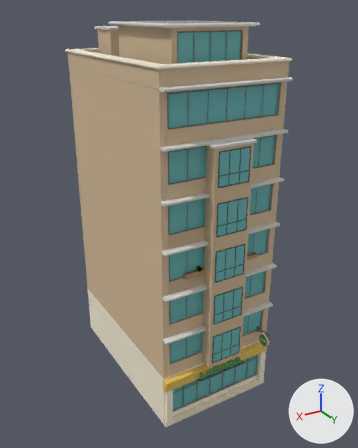
A saved change to the glTF model Assets/TumbangPreso/Art/Kanto/Models/stucco_tan_6.glb.
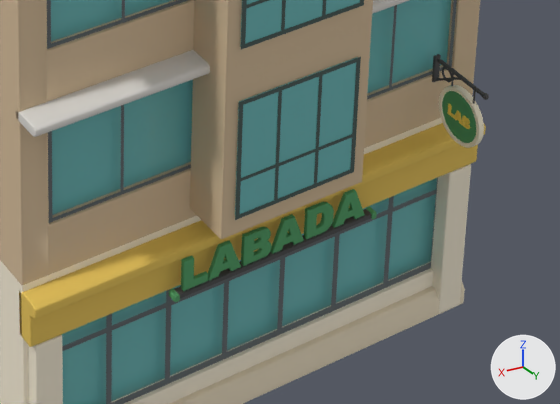
Each version appears first whole from a 50 mm lens placed at (21.94, 23.61, 27.17), pointed at (4.26, -5.86, 12.44), and next in a close-up on the part from 44% to 80% of the width and 70% to 91% of the height. The axes (+X, +Y, +Z) are drawn at lower right. The lights are the same throughout. The first two pictures are the older version. Vertices at exactly the same position are counted once.

In view in the first close-up: 'blade_labada', 'frames', 'props', 'shell', 'sign_labada', 'sign_labada_text', 'trim' and 1 more.
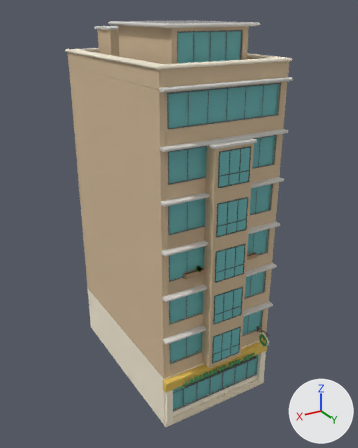
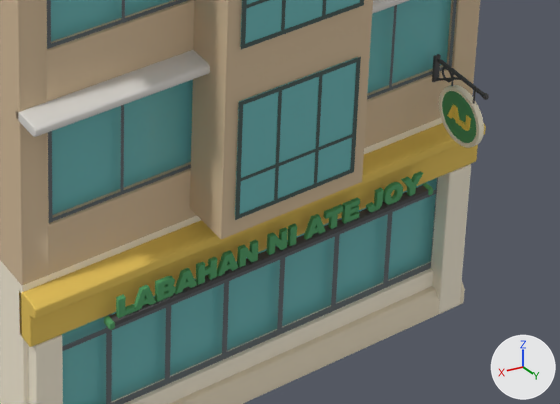
What differs and where, as boxes [x1, y1, x2, y2] in the close-ups (560 x 404 px; the box of a moved part takes in the faces that stretch with it):
'sign_labahan_ni_ate_joy_text', added
    after: [116, 171, 423, 318]
'sign_labada_text', deleted (green)
    before: [181, 189, 365, 291]
'sign_labada', reshaped (58% wider, 54% taller)
    before: [169, 207, 377, 302]
    after: [104, 183, 433, 330]
part 1 of me_sign_labada, moved or reshaped
    before: [174, 209, 372, 298]
    after: [109, 185, 428, 326]
part 2 of me_sign_labada, moved or reshaped
    before: [169, 289, 180, 302]
    after: [104, 316, 115, 330]
part 3 of me_sign_labada, moved or reshaped
    before: [366, 207, 377, 219]
    after: [423, 183, 433, 195]

The change, as a list of edits to the scene's bpy script:
```text
Change me_sign_labada:
    used by ob_sign_labada; location = (0.0, 0.0, 0.0)
    remove me_sign_labada.from_pydata(...)  # 432 vertices, 852 faces; spans x 2.47..6.53, y 0.38..0.57, z 3.18..3.31
    add me_sign_labada.from_pydata(...)  # 432 vertices, 852 faces; spans x 1.25..7.75, y 0.38..0.57, z 3.18..3.31
    me_sign_labada part 1: the loose piece of 144 vertices spanning x 2.52..6.48, y 0.38..0.55, z 3.2..3.29 is multiplied about its middle by the matrix ((1.622, 0.0, 0.0), (0.0, 1.0, 0.0), (0.0, 0.0, 1.0))
    me_sign_labada part 2: the loose piece of 144 vertices spanning x 6.43..6.53, y 0.38..0.57, z 3.18..3.31 is moved by (1.22, 0.0, 0.0)
    me_sign_labada part 3: the loose piece of 144 vertices spanning x 2.47..2.57, y 0.38..0.57, z 3.18..3.31 is moved by (-1.22, 0.0, 0.0)
Add me_sign_labahan_ni_ate_joy_text:
    me_sign_labahan_ni_ate_joy_text.from_pydata(...)  # 1614 vertices, 3196 faces; spans x 1.45..7.55, y 0.43..0.51, z 3.27..3.66
    me_sign_labahan_ni_ate_joy_text.materials.append(mat_sign_leaf)  # green #509e65
Remove ob_sign_labada_text:
    ob_sign_labada_text = bpy.data.objects.new('sign_labada_text', me_sign_labada_text)
    ob_sign_labada_text.location = (0.0, 0.0, 0.0)
Add ob_sign_labahan_ni_ate_joy_text:
    ob_sign_labahan_ni_ate_joy_text = bpy.data.objects.new('sign_labahan_ni_ate_joy_text', me_sign_labahan_ni_ate_joy_text)
    ob_sign_labahan_ni_ate_joy_text.location = (0.0, 0.0, 0.0)
```
